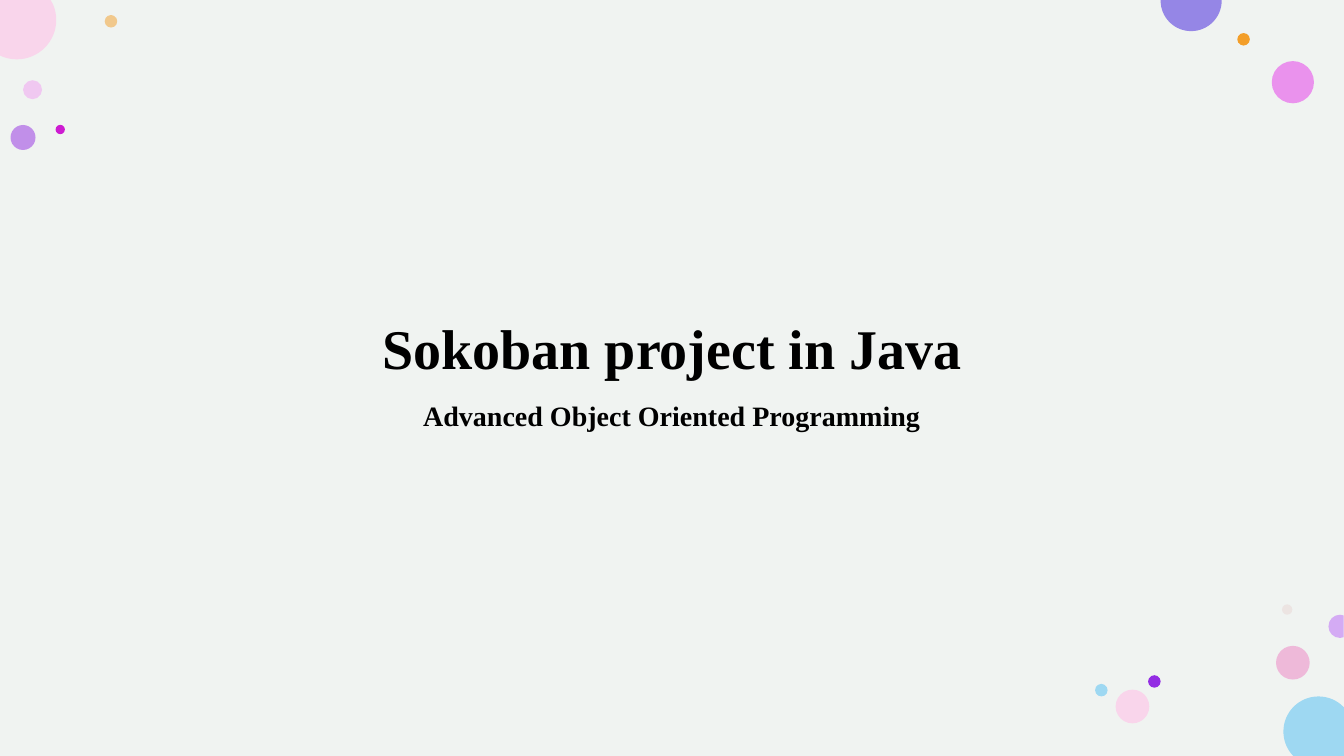
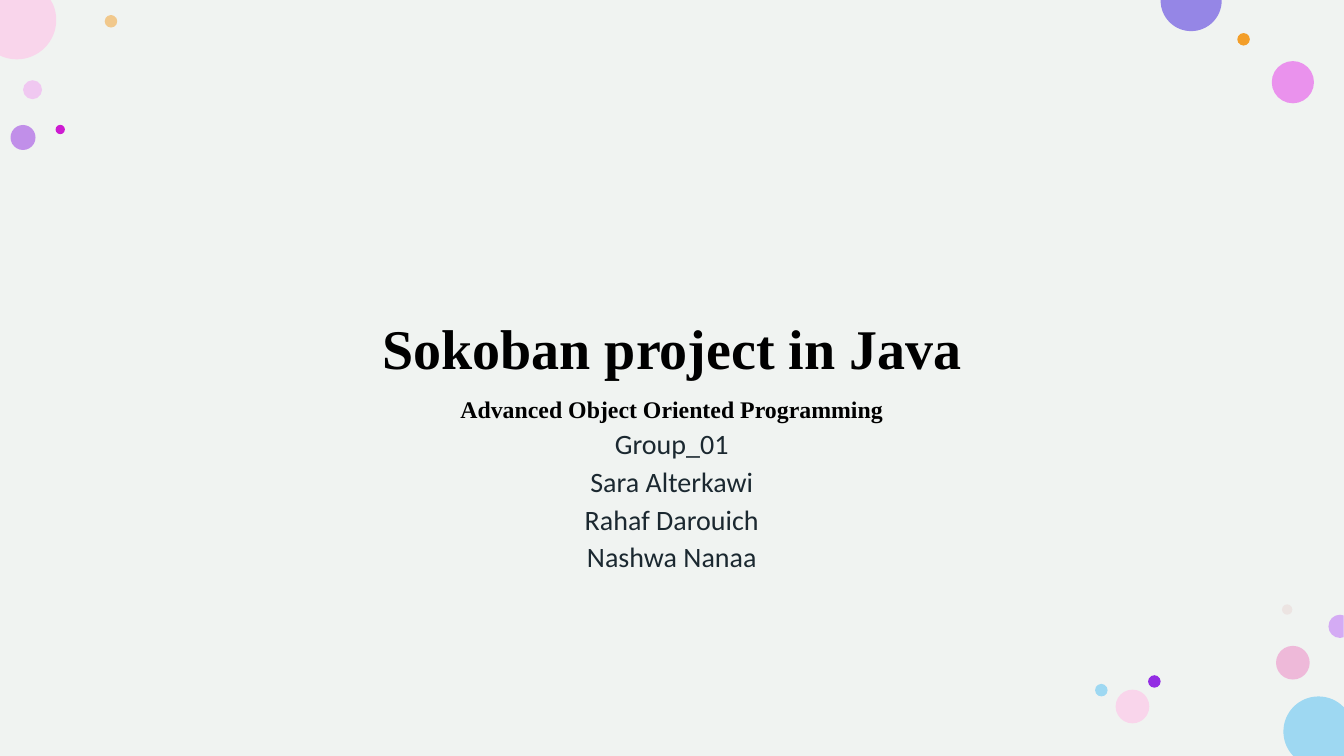
Before and after one commit to sara-alterkawi/AOOP_Project, a slide deck: slide 1 of AOOP_Project.odp. Drawn at 1344x756 pixels with LibreOffice and Linux fonts; fonts in the diff are those of the drawing; background and template pictures are left out. Boxes give left, top, right and bottom in pixels: in the first picture for what was removed or moved away, otherwise in the second. Text is boxed around its words. In the diff, an @@ line names an element or a change of style, - is before the commit and + after.

```diff
--- a/AOOP_Project.odp
+++ b/AOOP_Project.odp
@@ subtitle at [460,401,882,423]: size 20 to 17 pt in "Advanced Object Oriented Programming"; line spacing 0.9 to 0.7 @@
@@ subtitle at [585,436,758,567]: paragraphs added @@
+Group_01
+Sara Alterkawi
+Rahaf Darouich
+Nashwa Nanaa
```
Also in this commit, not shown: 3 other slides changed.
